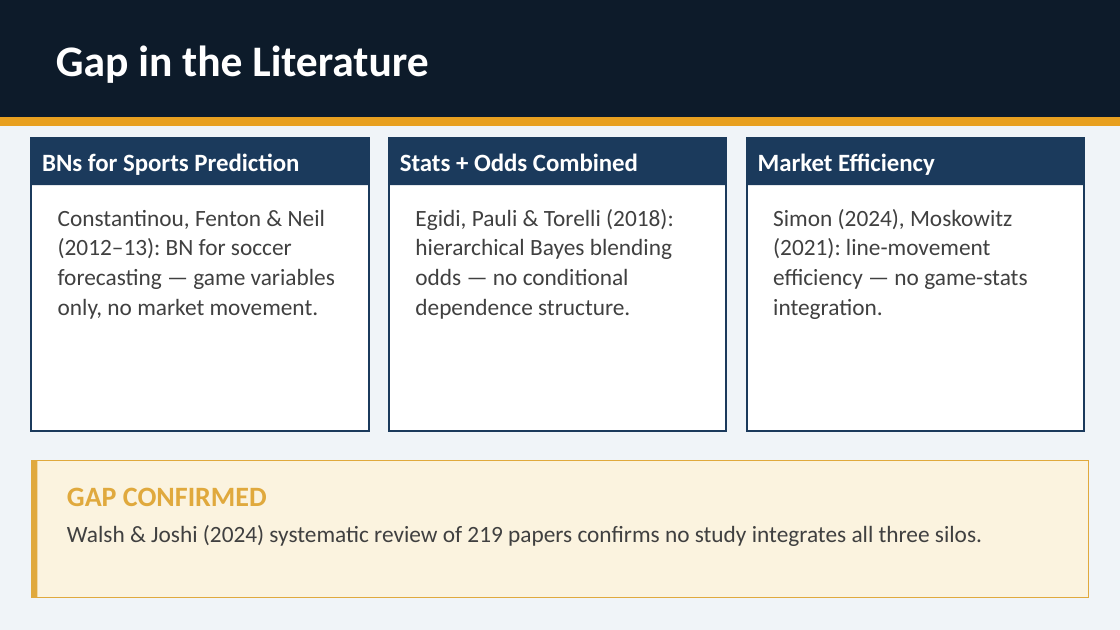
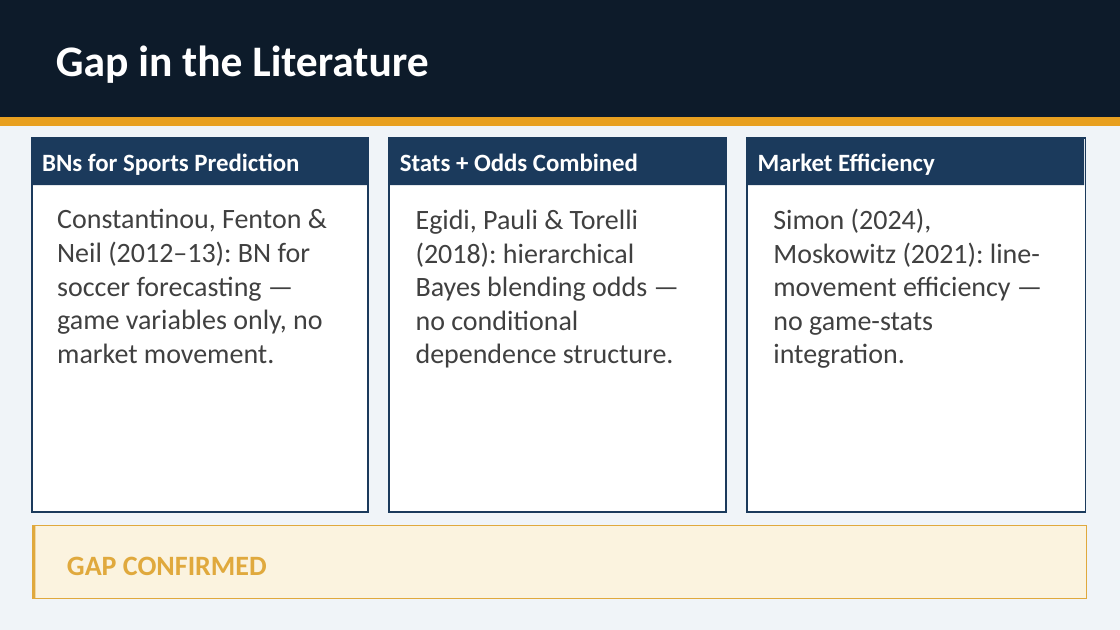
Before and after one commit to lelandweeks/NFL-Bayesian-Network-Market-Signals, a slide deck: slide 4 of docs/final_report/cs610_final_report_presentation.pptx. Drawn at 1120x630 pixels with LibreOffice and Linux fonts; fonts in the diff are those of the drawing. Boxes give left, top, right and bottom in pixels: in the first picture for what was removed or moved away, otherwise in the second. Text is boxed around its words. In the diff, an @@ line names an element or a change of style, - is before the commit and + after.

```diff
--- a/docs/final_report/cs610_final_report_presentation.pptx
+++ b/docs/final_report/cs610_final_report_presentation.pptx
@@ rectangle: place and size @@
-rectangle at [31, 139, 368, 431]
+rectangle at [31, 139, 367, 512]
@@ rectangle: place and size @@
-rectangle at [389, 139, 726, 431]
+rectangle at [389, 139, 726, 513]
@@ rectangle: place and size @@
-rectangle at [747, 139, 1084, 431]
+rectangle at [747, 139, 1086, 512]
@@ size 15 to 18 pt; line spacing 19pt to 1 in 3 elements at [416, 209, 674, 368], [773, 208, 1040, 368], [57, 208, 322, 363] @@
@@ rectangle: place and size @@
-rectangle at [31, 460, 38, 597]
+rectangle at [32, 525, 36, 598]
@@ rectangle: place and size @@
-rectangle at [31, 460, 1089, 597]
+rectangle at [34, 526, 1086, 599]
@@ text removed at [67, 525, 982, 546] @@
-Walsh & Joshi (2024) systematic review of 219 papers confirms no study integrates all three silos.
@@ text "GAP CONFIRMED": place and size @@
-text "GAP CONFIRMED" at [67, 487, 267, 506]
+text "GAP CONFIRMED" at [67, 556, 267, 575]
```
Also in this commit, not shown: 4 other files.
